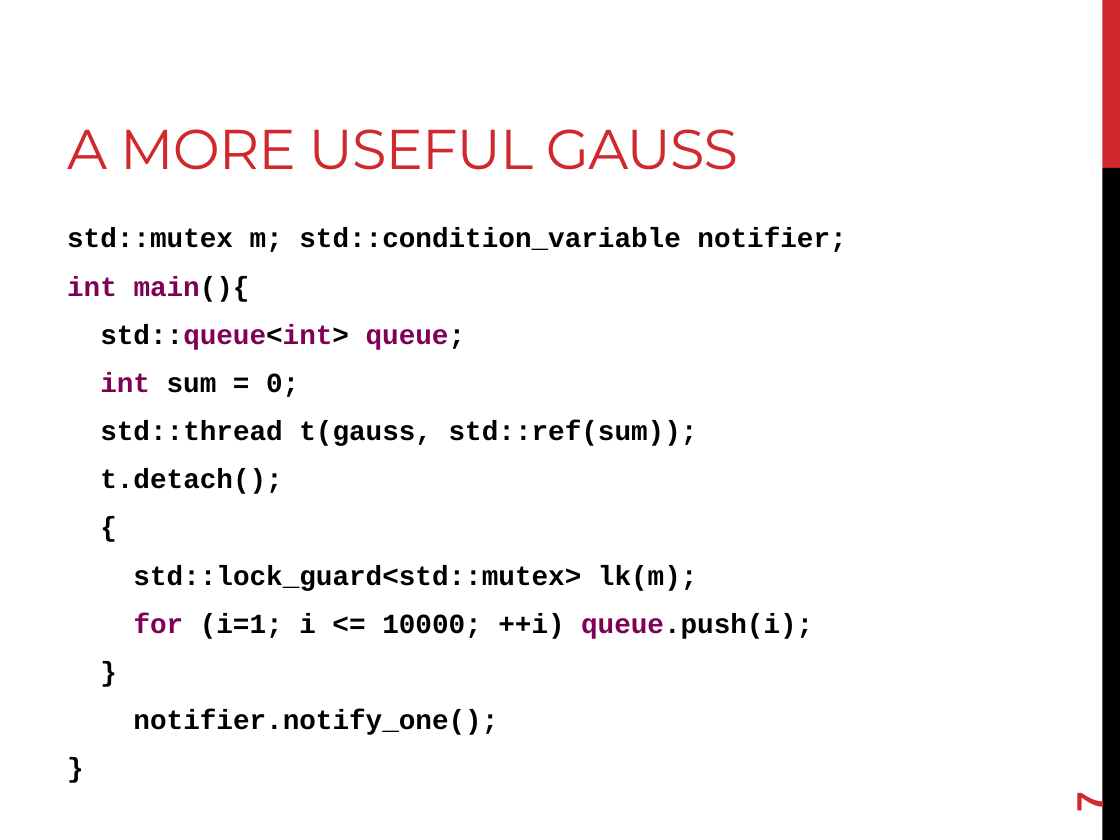
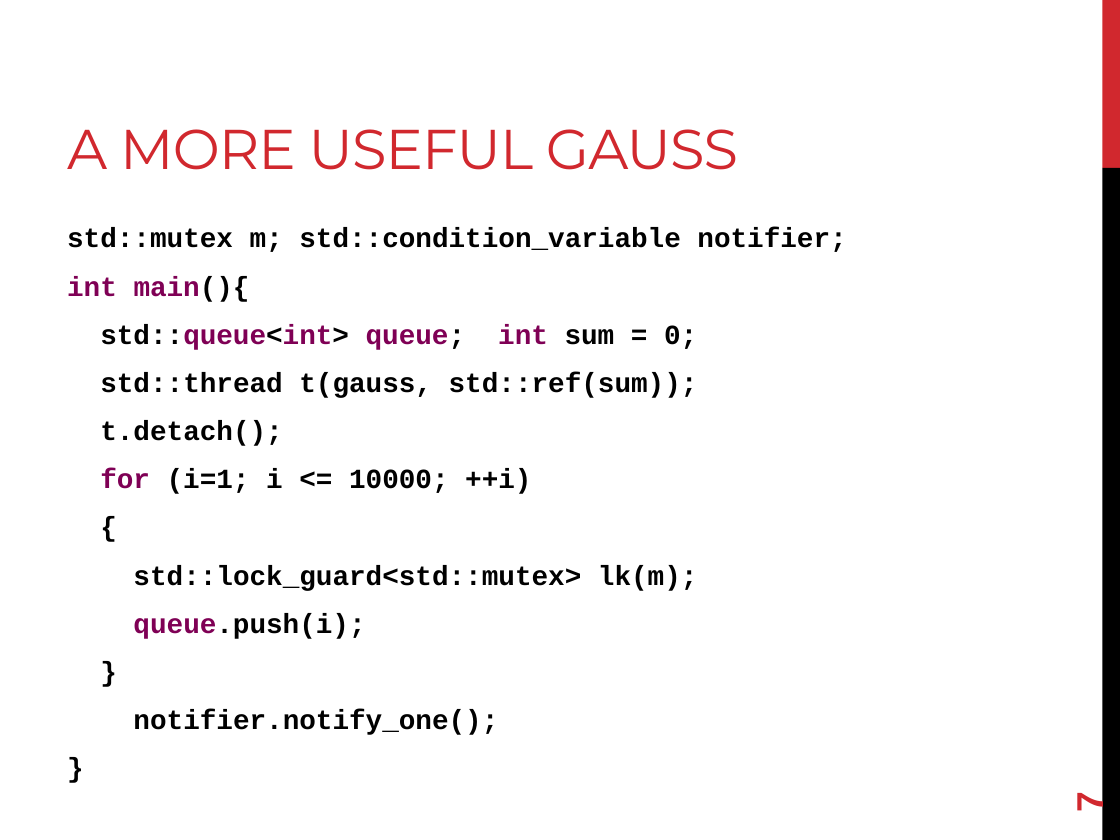
Before and after one commit to joshpeterson/DevelopingConcurrentSoftware, a slide deck: slide 7 of Lectures/Asynchronous Operations/Asynchronous Operations.pptx. Drawn at 1120x840 pixels with LibreOffice and Linux fonts; fonts in the diff are those of the drawing. Boxes give left, top, right and bottom in pixels: in the first picture for what was removed or moved away, otherwise in the second. Text is boxed around its words. In the diff, an @@ line names an element or a change of style, - is before the commit and + after.

```diff
--- a/Lectures/Asynchronous Operations/Asynchronous Operations.pptx
+++ b/Lectures/Asynchronous Operations/Asynchronous Operations.pptx
@@ text at (100, 324, 697, 350): text changed @@
-std::queue<int> queue;
-int sum = 0;
+std::queue<int> queue; int sum = 0;
@@ text at (100, 469, 531, 494): paragraph added @@
+for (i=1; i <= 10000; ++i)
@@ text at (133, 613, 365, 639): text changed @@
-for (i=1; i <= 10000; ++i) queue.push(i);
+queue.push(i);
```
Also in this commit, not shown: 3 other slides changed, 37 other files.
